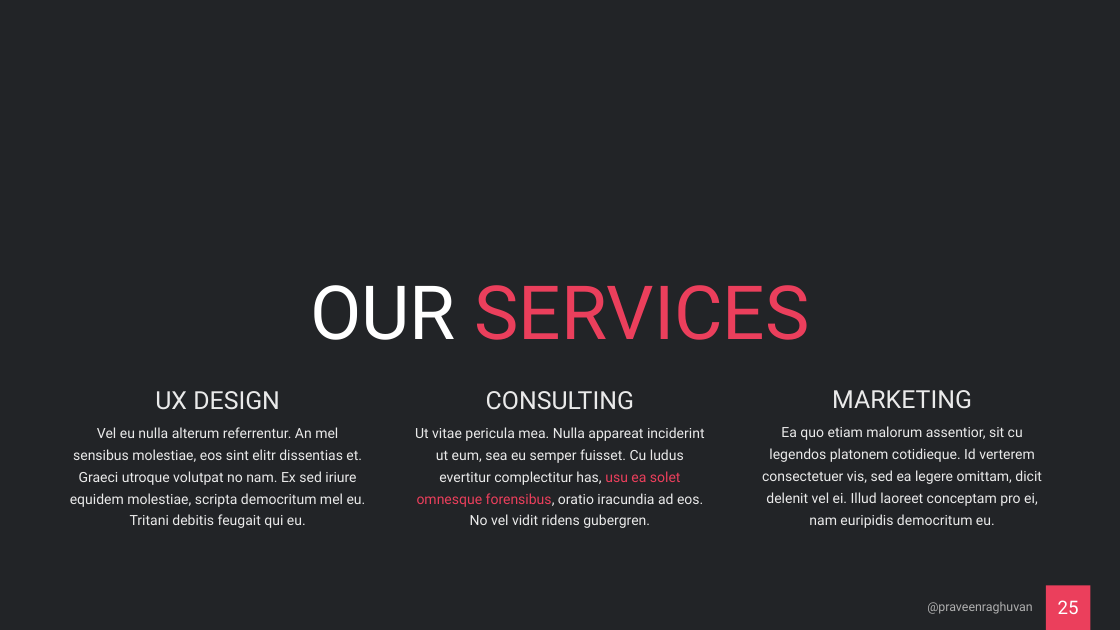
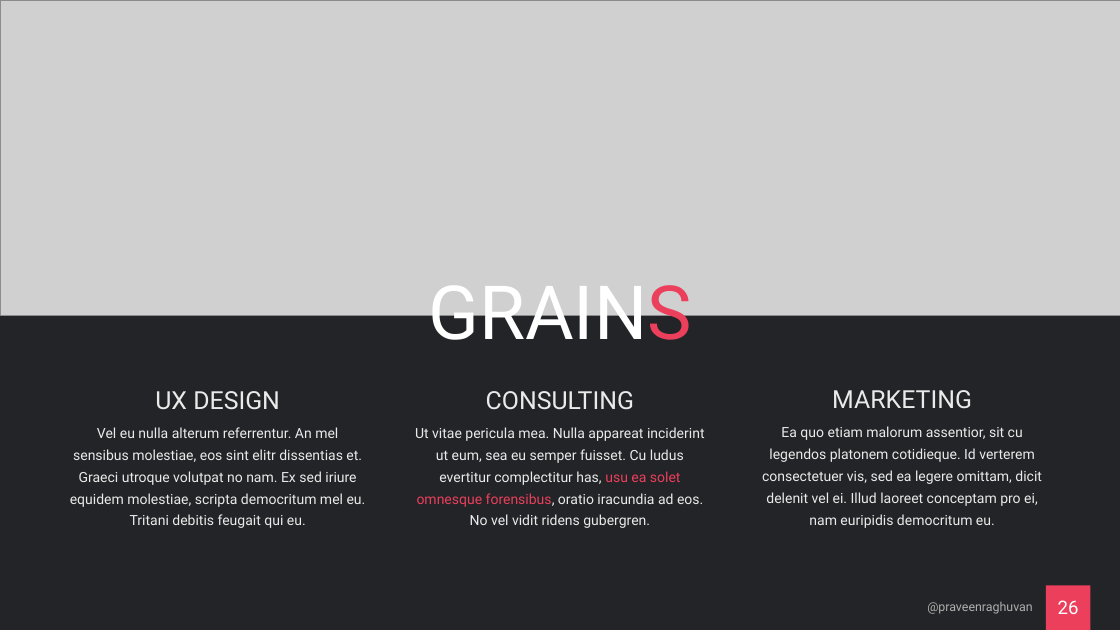
Before and after one commit to praveenraghuvanshi/tech-sessions, a slide deck: slide 26 of drafts/Orleans/ppt/Orleans_draft.pptx (slide 25 before the commit). Drawn at 1120x630 pixels with LibreOffice and Linux fonts; fonts in the diff are those of the drawing; grey boxes stand for pictures. Boxes give left, top, right and bottom in pixels: in the first picture for what was removed or moved away, otherwise in the second. Text is boxed around its words. In the diff, an @@ line names an element or a change of style, - is before the commit and + after.

Commit message:
Orleans: Grains

```diff
--- a/drafts/Orleans/ppt/Orleans_draft.pptx
+++ b/drafts/Orleans/ppt/Orleans_draft.pptx
@@ picture added at (0, 0, 1120, 315) @@
@@ title at (428, 285, 691, 357): text changed; text colour #EB3F5C to #FFFFFF @@
-OUR SERVICES
+GRAINS
@@ page number at (1058, 600, 1079, 614): text changed @@
-25
+26
```
Also in this commit, not shown: 1 slide added, 2 other files.
